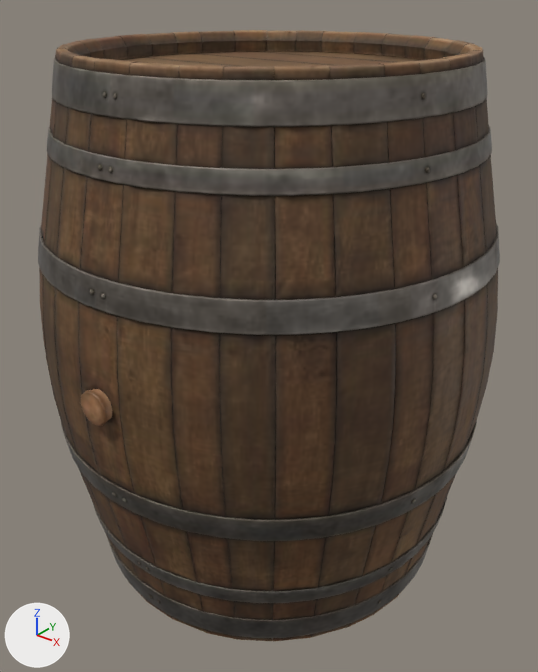
One commit to the glTF model public/assets/props/wine_barrel_01/wine_barrel_01_1k.gltf: the scene before it, then after it.
Before and after are seen from a camera (50 mm lens) standing at (0.727, -0.91, 0.963) and looking at (0.011, -0.015, 0.409). Every picture has the same lights, and +X, +Y and +Z are marked at lower left. The first picture is the older version. Vertices at exactly the same position are counted once.

Objects in the first picture: 'wine_barrel_01', 'wine_barrel_01_Lid', 'wine_barrel_01_bung'.
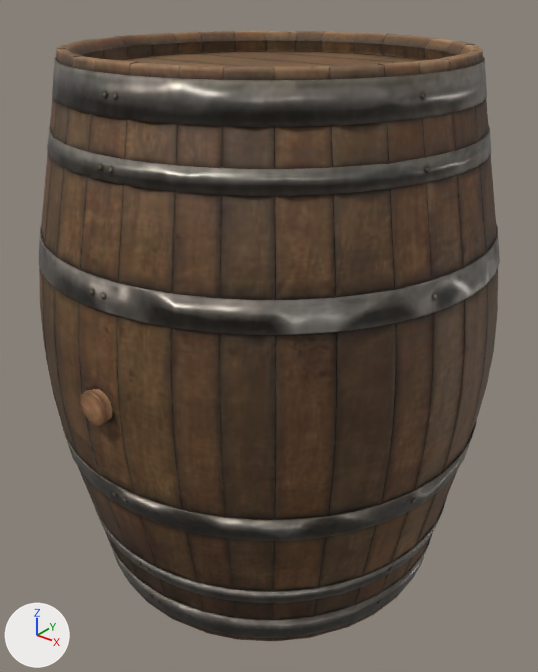
Location of each change, [x1, y1, x2, y2] in pixels of the pictures (538 x 672 px):
```json
{"object": "wine_barrel_01", "change": "reshaped", "before": [38, 30, 500, 642], "after": [39, 30, 500, 642]}
{"part": 1, "of": "me_plane_006", "change": "cut back", "before": [41, 30, 497, 297], "after": [94, 125, 490, 158]}
{"part": 2, "of": "me_plane_006", "change": "deleted", "before": [38, 223, 500, 335]}
```

Edits to the scene script, one JSON object a line:
```json
{"block": "me_plane_006", "where": "# used by ob_wine_barrel_01; location = (0.0, 0.0, 0.0)"}
{"op": "remove", "block": "me_plane_006", "code": "me_plane_006.from_pydata(...)  # 5632 vertices, 10204 faces; spans x -0.371..0.371, y -0.371..0.371, z 0.001..0.872"}
{"op": "add", "block": "me_plane_006", "code": "me_plane_006.from_pydata(...)  # 3530 vertices, 6000 faces; spans x -0.371..0.371, y -0.371..0.371, z 0.001..0.872"}
{"block": "me_plane_006", "change": "me_plane_006 part 1: 20 vertices moved within x -0.321..0.321, y -0.321..0.321, z 0.765; 854 vertices removed from x -0.332..0.332, y -0.332..0.332, z 0.714..0.872"}
{"block": "me_plane_006", "change": "me_plane_006 part 2: 191 vertices removed from x -0.362..0.359, y -0.362..0.362, z 0.576..0.618"}
{"block": "me_plane_006", "change": "other edits to the shape of me_plane_006 do not show in these pictures"}
```
